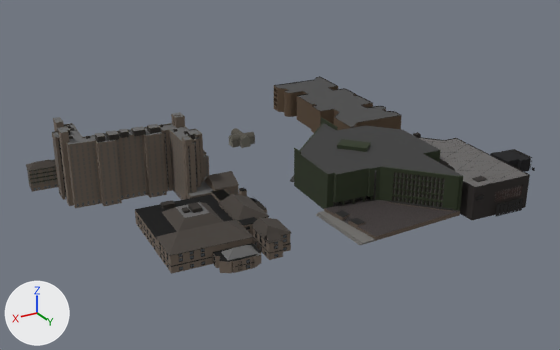
A saved change to the glTF model v2/tiles/t_0_1.glb.
Rendered twice from a 50 mm camera at (418.0, 37.0, 223.0) aimed at (153.0, -406.0, 2.0). Arrows for +X, +Y and +Z are at lower left; the lights stay in place. The older version comes first. Where no turn or scale is listed for an object, it has been applied to the vertices. Vertices at exactly the same position are counted once.

In view in the first picture: 'glass.001', 'opaque', 'opaque.001', 'opaque.002' and 1 more.
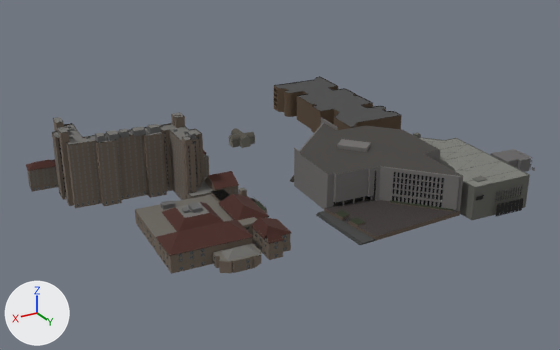
Where the newer file only moved an object's origin or applied its transform, the numbers keep the older frame.

The change, as a diff of the scene's bpy script:
```diff
--- a/v2/tiles/t_0_1.glb.py
+++ b/v2/tiles/t_0_1.glb.py
@@ me_opaque @@
 # used by ob_opaque; location = (148.9, -415.5, 24.2)
-me_opaque.from_pydata(...)  # 68912 vertices, 68829 faces; spans x -165.0..165.0, y -131.0..131.0, z -28.0..28.0
+me_opaque.from_pydata(...)  # 72954 vertices, 75538 faces; spans x -165.0..165.0, y -131.0..131.0, z -28.0..28.0
+# me_opaque part 1: 2 vertices moved within x 71.0..83.0, y 28.0..104.0, z -19.0..-13.0; 3802 vertices added at x 51.0..126.0, y 25.0..113.0, z -24.0..-8.0
+# me_opaque part 2: 50904 kept faces spanning x -165.0..165.0, y -72.0..131.0, z -28.0..28.0 get new texture (UV) coordinates
+# other edits to the shape of me_opaque do not show in these pictures
 me_opaque.materials.append(mat_palettematerial001)
@@ me_opaque_001 @@
 # used by ob_opaque_001; location = (237.5, -346.2, 8.1)
-me_opaque_001.from_pydata(...)  # 4254 vertices, 6969 faces; spans x -38.2..38.2, y -44.1..44.1, z -8.0..8.0
+me_opaque_001.from_pydata(...)  # 190 vertices, 260 faces; spans x -38.2..38.2, y -22.2..43.6, z -7.8..3.9
+# me_opaque_001 part 3: 350 loose pieces with 4064 vertices, spanning x -37.2..37.6, y -44.1..44.1, z -8.0..8.0, are deleted
+# other edits to the shape of me_opaque_001 do not show in these pictures
 me_opaque_001.materials.append(mat_coping_dark_fade)
-me_opaque_001.materials.append(mat_frame_white_fade)  # black #0b0806
 me_opaque_001.materials.append(mat_rail_metal_fade)
-me_opaque_001.materials.append(mat_stone_band_jc_fade)  # black #000000
-me_opaque_001.materials.append(mat_stone_pale_jc_fade)  # black #000000
-me_opaque_001.materials.append(mat_stone_surround_fade)  # black #000000
```

Boxes (x1, y1, x2, y2) around the edits, measured in the pictures (560 x 350 px):
part 1 of me_opaque, reshaped: after (135, 188, 287, 271)
part 2 of me_opaque, surface changed: (26, 117, 535, 263) in both
part 3 of me_opaque_001, deleted: before (135, 188, 291, 271)
